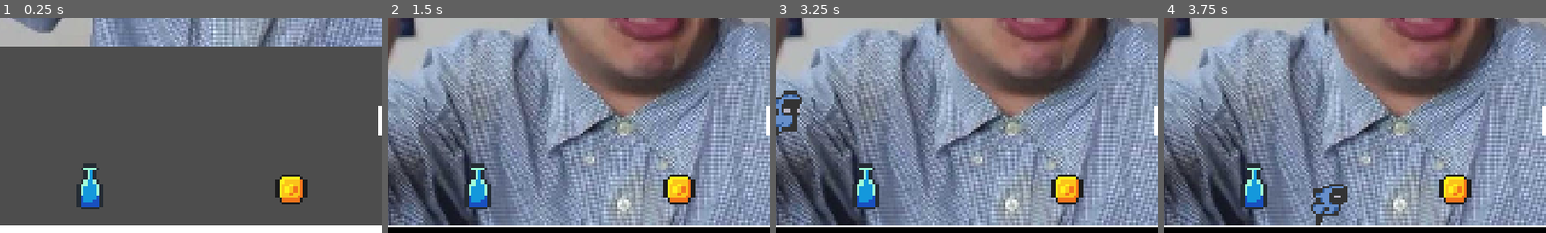
Above: before the commit, frames 1-4 (left to right).
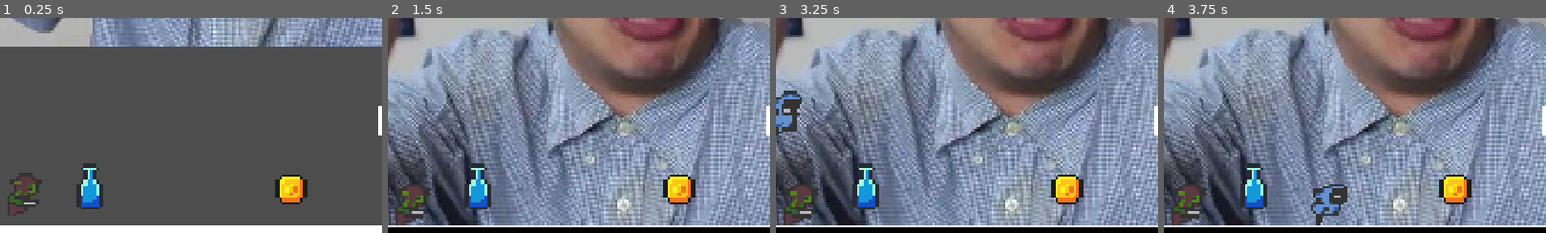
Above: after the commit, the same moments.

Repository: mightokondria/gimersia-guided-godot
Game: Godot game, scene res://_Scenes/TheStage.tscn
Same seed, same stepped clock (60 frames per second), same inputs: the game is played once before the commit and once after it.
Inputs:
- Up to frame 1 (0.25 s): no input
- Up to frame 2 (1.5 s): tap Enter (ui_accept) at 0.5, 0.6, 0.77, 1.07 s; hold Right (ui_right) from 0.53 s (still down); tap Shift (dash) at 1.35 s
- Up to frame 3 (3.25 s): tap Enter (ui_accept) at 1.52, 1.55, 1.82, 2.1, 3.02, 3.05 s; release Right (ui_right) at 2.03 s; hold Left (ui_left) 2.03-2.78 s; hold Right (ui_right) from 2.78 s (still down); tap Shift (dash) at 2.85 s
- Up to frame 4 (3.75 s): keep holding Right (ui_right); tap Enter (ui_accept) at 3.32, 3.6 s
The pictures show only the part of the screen within x 18-68%, y 38-88%; the shares and areas given below are measured in that part.

The runs differ from the first frame. In frame 1, 0.9% of the frame differs, in the area x 2-11%, y 72-92%; in frame 2, 1.1%, in the area x 2-11%, y 77-97%; in frame 3, 1.1%; in frame 4, 1.1%.

Commit message:
init 3 checkpoint aja

Diff:
--- /dev/null
+++ b/guided/_Scenes/Sensei.tscn
@@ -0,0 +1,128 @@
+[gd_scene load_steps=18 format=3 uid="uid://bu6jp2trauwtc"]
+
+[ext_resource type="Script" uid="uid://cipbviyoelhrb" path="res://_Scripts/Sensei.gd" id="1_jnw5l"]
+[ext_resource type="Texture2D" uid="uid://cfh1vd64732u4" path="res://Art/platformer_metroidvania asset pack v1.01/enemies sprites/goblin/goblin_idle_anim_strip_4.png" id="2_6ngeu"]
+[ext_resource type="Texture2D" uid="uid://cn58fhalin4ag" path="res://Art/platformer_metroidvania asset pack v1.01/enemies sprites/goblin/goblin_run_anim_strip_6.png" id="3_1xln8"]
+
+[sub_resource type="AtlasTexture" id="AtlasTexture_jnw5l"]
+atlas = ExtResource("2_6ngeu")
+region = Rect2(0, 0, 16, 16)
+
+[sub_resource type="AtlasTexture" id="AtlasTexture_67kmr"]
+atlas = ExtResource("2_6ngeu")
+region = Rect2(16, 0, 16, 16)
+
+[sub_resource type="AtlasTexture" id="AtlasTexture_j0f87"]
+atlas = ExtResource("2_6ngeu")
+region = Rect2(32, 0, 16, 16)
+
+[sub_resource type="AtlasTexture" id="AtlasTexture_clhc1"]
+atlas = ExtResource("2_6ngeu")
+region = Rect2(48, 0, 16, 16)
+
+[sub_resource type="AtlasTexture" id="AtlasTexture_gb1xm"]
+atlas = ExtResource("2_6ngeu")
+region = Rect2(16, 0, 16, 16)
+
+[sub_resource type="AtlasTexture" id="AtlasTexture_wp2sh"]
+atlas = ExtResource("2_6ngeu")
+region = Rect2(48, 0, 16, 16)
+
+[sub_resource type="AtlasTexture" id="AtlasTexture_jxgno"]
+atlas = ExtResource("3_1xln8")
+region = Rect2(0, 0, 16, 16)
+
+[sub_resource type="AtlasTexture" id="AtlasTexture_mou0w"]
+atlas = ExtResource("3_1xln8")
+region = Rect2(16, 0, 16, 16)
+
+[sub_resource type="AtlasTexture" id="AtlasTexture_7gg87"]
+atlas = ExtResource("3_1xln8")
+region = Rect2(32, 0, 16, 16)
+
+[sub_resource type="AtlasTexture" id="AtlasTexture_5uqib"]
+atlas = ExtResource("3_1xln8")
+region = Rect2(48, 0, 16, 16)
+
+[sub_resource type="AtlasTexture" id="AtlasTexture_qhapa"]
+atlas = ExtResource("3_1xln8")
+region = Rect2(64, 0, 16, 16)
+
+[sub_resource type="AtlasTexture" id="AtlasTexture_6xna4"]
+atlas = ExtResource("3_1xln8")
+region = Rect2(80, 0, 16, 16)
+
+[sub_resource type="SpriteFrames" id="SpriteFrames_lljbj"]
+animations = [{
+"frames": [{
+"duration": 1.0,
+"texture": SubResource("AtlasTexture_jnw5l")
+}, {
+"duration": 1.0,
+"texture": SubResource("AtlasTexture_67kmr")
+}, {
+"duration": 1.0,
+"texture": SubResource("AtlasTexture_j0f87")
+}, {
+"duration": 1.0,
+"texture": SubResource("AtlasTexture_clhc1")
+}],
+"loop": true,
+"name": &"sensei_idle",
+"speed": 5.0
+}, {
+"frames": [{
+"duration": 1.0,
+"texture": SubResource("AtlasTexture_gb1xm")
+}, {
+"duration": 1.0,
+"texture": SubResource("AtlasTexture_wp2sh")
+}],
+"loop": true,
+"name": &"sensei_jump",
+"speed": 5.0
+}, {
+"frames": [{
+"duration": 1.0,
+"texture": SubResource("AtlasTexture_jxgno")
+}, {
+"duration": 1.0,
+"texture": SubResource("AtlasTexture_mou0w")
+}, {
+"duration": 1.0,
+"texture": SubResource("AtlasTexture_7gg87")
+}, {
+"duration": 1.0,
+"texture": SubResource("AtlasTexture_5uqib")
+}, {
+"duration": 1.0,
+"texture": SubResource("AtlasTexture_qhapa")
+}, {
+"duration": 1.0,
+"texture": SubResource("AtlasTexture_6xna4")
+}],
+"loop": true,
+"name": &"sensei_run",
+"speed": 5.0
+}]
+
+[sub_resource type="CapsuleShape2D" id="CapsuleShape2D_bg8v1"]
+radius = 5.0
+height = 16.0
+
+[node name="Sensei" type="CharacterBody2D"]
+script = ExtResource("1_jnw5l")
+
+[node name="Sprite2D" type="AnimatedSprite2D" parent="."]
+sprite_frames = SubResource("SpriteFrames_lljbj")
+animation = &"sensei_run"
+
+[node name="CollisionShape2D" type="CollisionShape2D" parent="."]
+shape = SubResource("CapsuleShape2D_bg8v1")
+
+[node name="CoyoteTimer" type="Timer" parent="."]
+wait_time = 0.15
+one_shot = true
+
+[node name="DashCooldownTimer" type="Timer" parent="."]
+one_shot = true
--- a/guided/_Scenes/TheStage.tscn
+++ b/guided/_Scenes/TheStage.tscn
@@ -6,7 +6,8 @@
 [ext_resource type="PackedScene" uid="uid://iyvyfmls3d04" path="res://_Scenes/DashItem.tscn" id="4_c3oyc"]
 [ext_resource type="Script" uid="uid://djka36bc42uqr" path="res://_Scripts/SmartCamera.gd" id="5_b6ajn"]
 [ext_resource type="Texture2D" uid="uid://d2k6egmhw4abh" path="res://cuki.jpg" id="6_2d4v4"]
-[ext_resource type="Script" uid="uid://7yeoj2w0dtnw" path="res://_Scripts/AnimationPlayer.gd" id="7_c3oyc"]
+[ext_resource type="Script" uid="uid://7yeoj2w0dtnw" path="res://_Scripts/AnimationController.gd" id="7_c3oyc"]
+[ext_resource type="PackedScene" uid="uid://bu6jp2trauwtc" path="res://_Scenes/Sensei.tscn" id="8_mrcx1"]
 
 [sub_resource type="Animation" id="Animation_2d4v4"]
 resource_name = "LetterBoxAnimation"
@@ -264,3 +265,7 @@
 offset_bottom = 699.0004
 grow_horizontal = 2
 color = Color(0, 0, 0, 1)
+
+[node name="Sensei" parent="." instance=ExtResource("8_mrcx1")]
+position = Vector2(-564, 204)
+scale = Vector2(7.133529, 7.133529)
--- /dev/null
+++ b/guided/_Scripts/AnimationController.gd
@@ -0,0 +1,18 @@
+extends AnimationPlayer
+
+
+# Called when the node enters the scene tree for the first time.
+func _ready() -> void:
+	play("LetterBoxAnimation")
+	await animation_finished
+
+
+# Called every frame. 'delta' is the elapsed time since the previous frame.
+func _process(_delta: float) -> void:
+	pass
+
+# --- Fungsi Pembantu untuk Menunggu Input ---
+func wait_for_input(action_name: String) -> void:
+	# Loop ini akan terus berjalan setiap frame...
+	while not Input.is_action_just_pressed(action_name):
+		await get_tree().process_frame
--- /dev/null
+++ b/guided/_Scripts/Sensei.gd
@@ -0,0 +1,13 @@
+extends CharacterBody2D
+
+
+const SPEED = 300.0
+const JUMP_VELOCITY = -400.0
+
+
+func _physics_process(delta: float) -> void:
+	# Add the gravity.
+	if not is_on_floor():
+		velocity += get_gravity() * delta
+
+	move_and_slide()
--- a/guided/project.godot
+++ b/guided/project.godot
@@ -27,12 +27,21 @@
 
 [input]
 
+ui_accept={
+"deadzone": 0.5,
+"events": [Object(InputEventKey,"resource_local_to_scene":false,"resource_name":"","device":0,"window_id":0,"alt_pressed":false,"shift_pressed":false,"ctrl_pressed":false,"meta_pressed":false,"pressed":false,"keycode":4194309,"physical_keycode":0,"key_label":0,"unicode":0,"location":0,"echo":false,"script":null)
+, Object(InputEventKey,"resource_local_to_scene":false,"resource_name":"","device":0,"window_id":0,"alt_pressed":false,"shift_pressed":false,"ctrl_pressed":false,"meta_pressed":false,"pressed":false,"keycode":4194310,"physical_keycode":0,"key_label":0,"unicode":0,"location":0,"echo":false,"script":null)
+, Object(InputEventKey,"resource_local_to_scene":false,"resource_name":"","device":0,"window_id":0,"alt_pressed":false,"shift_pressed":false,"ctrl_pressed":false,"meta_pressed":false,"pressed":false,"keycode":32,"physical_keycode":0,"key_label":0,"unicode":32,"location":0,"echo":false,"script":null)
+, Object(InputEventJoypadButton,"resource_local_to_scene":false,"resource_name":"","device":-1,"button_index":0,"pressure":0.0,"pressed":true,"script":null)
+]
+}
 ui_left={
 "deadzone": 0.5,
 "events": [Object(InputEventKey,"resource_local_to_scene":false,"resource_name":"","device":0,"window_id":0,"alt_presse …(194 unchanged characters)…
 , Object(InputEventJoypadButton,"resource_local_to_scene":false,"resource_name":"","device":0,"button_index":13,"pressure":0.0,"pressed":false,"script":null)
 , Object(InputEventJoypadMotion,"resource_local_to_scene":false,"resource_name":"","device":0,"axis":0,"axis_value":-1.0,"script":null)
 , Object(InputEventKey,"resource_local_to_scene":false,"resource_name":"","device":-1,"window_id":0,"alt_pressed":false …(182 unchanged characters)…
+, Object(InputEventJoypadMotion,"resource_local_to_scene":false,"resource_name":"","device":-1,"axis":0,"axis_value":-1.0,"script":null)
 ]
 }
 ui_right={
@@ -41,6 +50,7 @@
 , Object(InputEventJoypadButton,"resource_local_to_scene":false,"resource_name":"","device":0,"button_index":14,"pressure":0.0,"pressed":false,"script":null)
 , Object(InputEventJoypadMotion,"resource_local_to_scene":false,"resource_name":"","device":0,"axis":0,"axis_value":1.0,"script":null)
 , Object(InputEventKey,"resource_local_to_scene":false,"resource_name":"","device":-1,"window_id":0,"alt_pressed":false …(183 unchanged characters)…
+, Object(InputEventJoypadMotion,"resource_local_to_scene":false,"resource_name":"","device":-1,"axis":0,"axis_value":1.0,"script":null)
 ]
 }
 ui_up={
@@ -49,6 +59,7 @@
 , Object(InputEventJoypadButton,"resource_local_to_scene":false,"resource_name":"","device":0,"button_index":11,"pressure":0.0,"pressed":false,"script":null)
 , Object(InputEventJoypadMotion,"resource_local_to_scene":false,"resource_name":"","device":0,"axis":1,"axis_value":-1.0,"script":null)
 , Object(InputEventKey,"resource_local_to_scene":false,"resource_name":"","device":-1,"window_id":0,"alt_pressed":false …(183 unchanged characters)…
+, Object(InputEventJoypadMotion,"resource_local_to_scene":false,"resource_name":"","device":-1,"axis":1,"axis_value":-1.0,"script":null)
 ]
 }
 ui_down={
@@ -57,17 +68,20 @@
 , Object(InputEventJoypadButton,"resource_local_to_scene":false,"resource_name":"","device":0,"button_index":12,"pressure":0.0,"pressed":false,"script":null)
 , Object(InputEventJoypadMotion,"resource_local_to_scene":false,"resource_name":"","device":0,"axis":1,"axis_value":1.0,"script":null)
 , Object(InputEventKey,"resource_local_to_scene":false,"resource_name":"","device":-1,"window_id":0,"alt_pressed":false …(183 unchanged characters)…
+, Object(InputEventJoypadMotion,"resource_local_to_scene":false,"resource_name":"","device":-1,"axis":1,"axis_value":1.0,"script":null)
 ]
 }
 dash={
 "deadzone": 0.2,
 "events": [Object(InputEventKey,"resource_local_to_scene":false,"resource_name":"","device":-1,"window_id":0,"alt_press …(195 unchanged characters)…
 , Object(InputEventKey,"resource_local_to_scene":false,"resource_name":"","device":-1,"window_id":0,"alt_pressed":false …(183 unchanged characters)…
+, Object(InputEventJoypadButton,"resource_local_to_scene":false,"resource_name":"","device":-1,"button_index":2,"pressure":0.0,"pressed":true,"script":null)
 ]
 }
 grip={
 "deadzone": 0.2,
 "events": [Object(InputEventKey,"resource_local_to_scene":false,"resource_name":"","device":-1,"window_id":0,"alt_press …(195 unchanged characters)…
+, Object(InputEventJoypadMotion,"resource_local_to_scene":false,"resource_name":"","device":-1,"axis":5,"axis_value":1.0,"script":null)
 ]
 }
 
Not shown: 1 places in guided/_Scenes/TheStage.tscn that only renumber resources
Not shown, added: guided/_Scripts/AnimationController.gd.uid
Not shown, added: guided/_Scripts/Sensei.gd.uid
